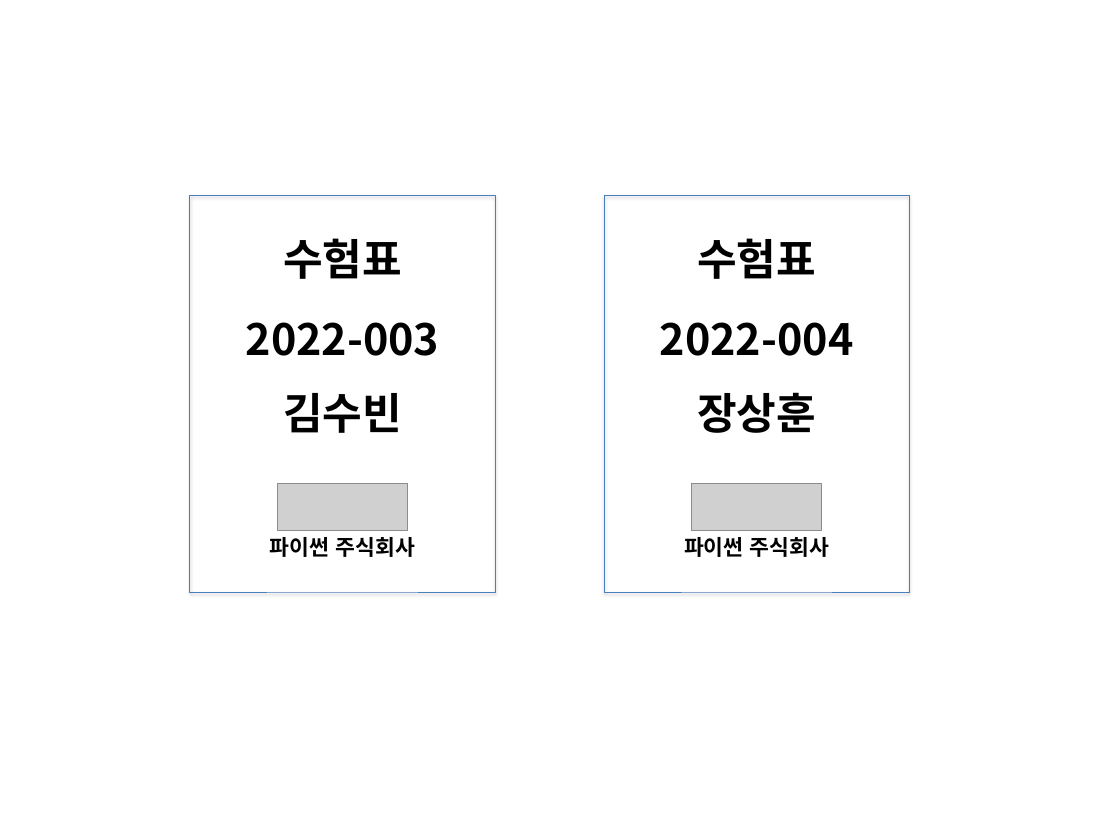
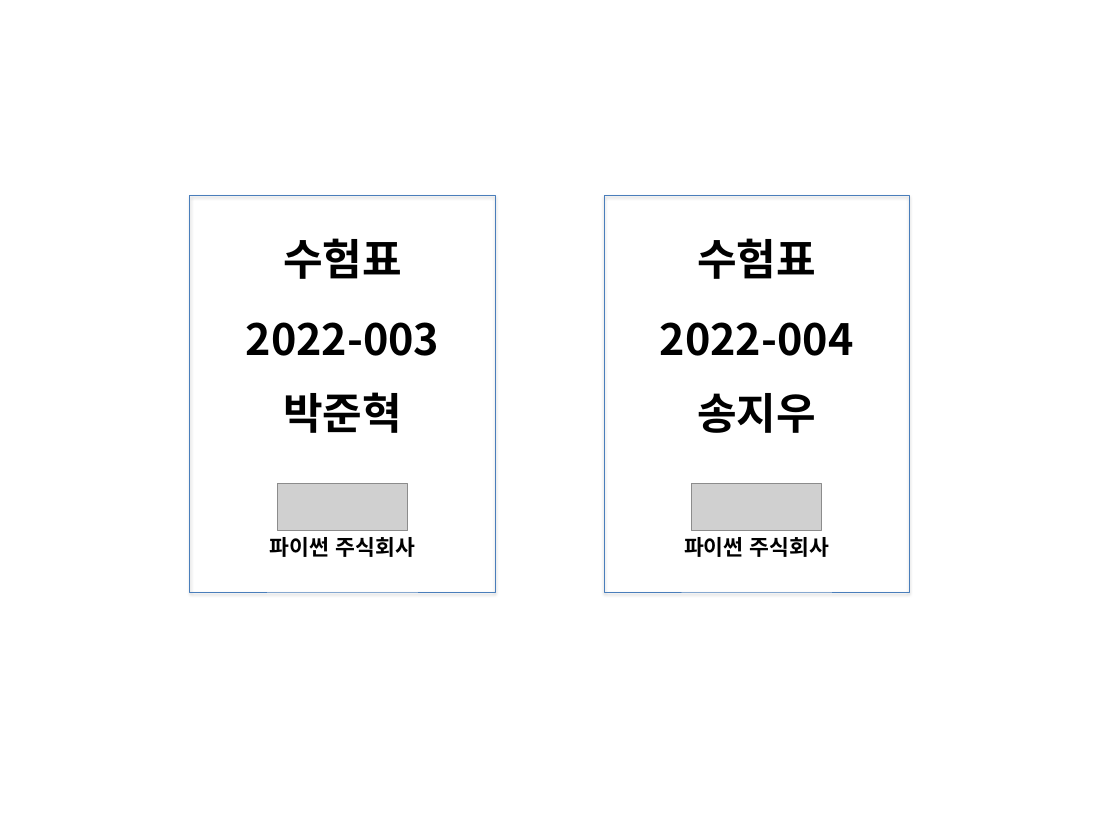
Before and after one commit to devsunset/python-study, a slide deck: slide 3 of examples/source2/5.면접 수험표 만들기/수험표_결과.pptx. Drawn at 1120x840 pixels with LibreOffice and Linux fonts; fonts in the diff are those of the drawing; grey boxes stand for pictures. Boxes give left, top, right and bottom in pixels: in the first picture for what was removed or moved away, otherwise in the second. Text is boxed around its words. In the diff, an @@ line names an element or a change of style, - is before the commit and + after.

```diff
--- a/examples/source2/5.면접 수험표 만들기/수험표_결과.pptx
+++ b/examples/source2/5.면접 수험표 만들기/수험표_결과.pptx
@@ text at [283, 392, 402, 433]: text changed @@
-김수빈
+박준혁
@@ text at [697, 393, 816, 433]: text changed @@
-장상훈
+송지우
```
Also in this commit, not shown: 4 other slides changed, 1 other file.
